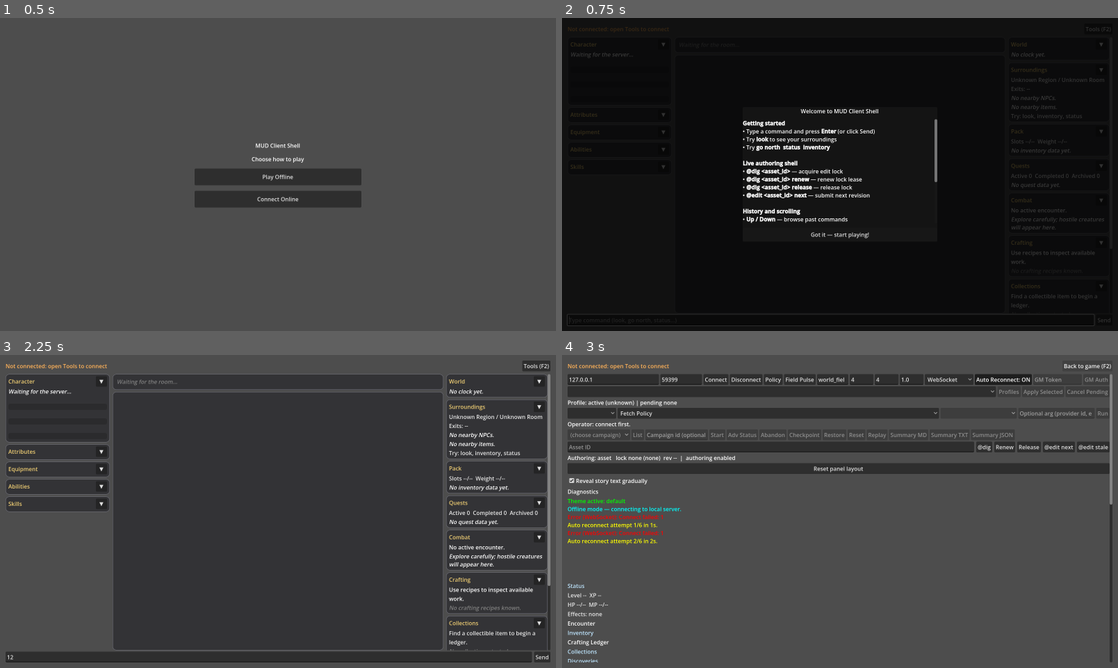
Above: before the commit, frames 1-4 (two rows, left to right).
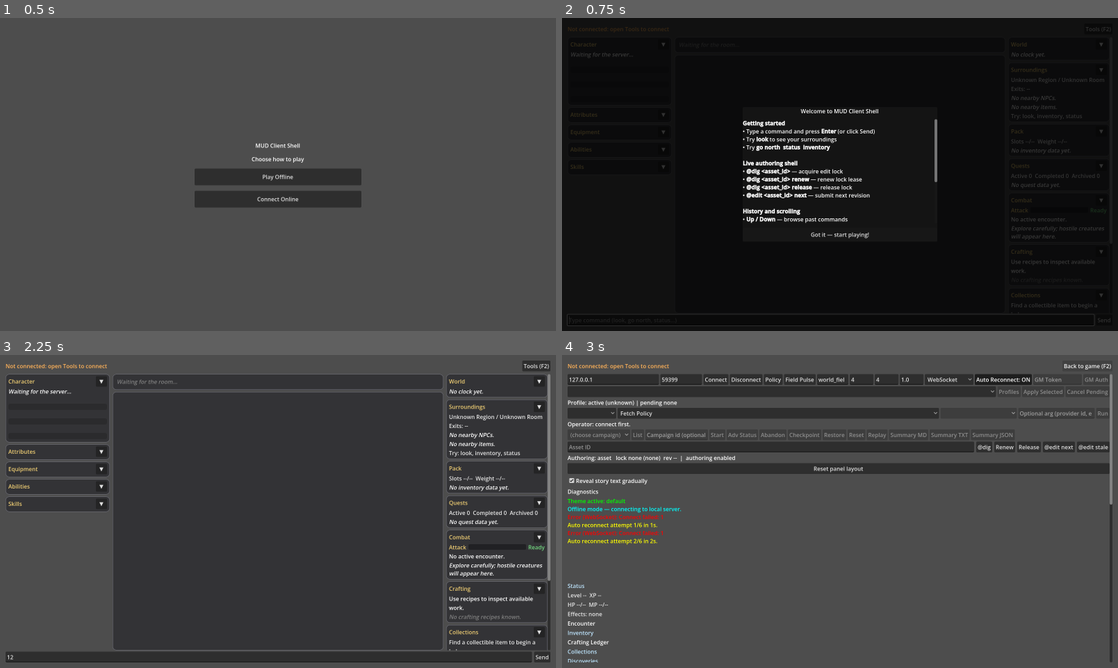
Above: after the commit, the same moments.

Repository: jbax-and-his-ai-pals/008-mud
Game: Godot game, scene res://scenes/launcher.tscn
Two runs of this game, one before a commit and one after it. Both use one fixed random seed, a clock stepped at 60 frames per second and the inputs below.
Inputs (mouse positions are in pixels of both pictures, inside the frame that each line leads up to):
- Up to frame 1 (0.5 s): no input
- Up to frame 2 (0.75 s): click "Play Offline" at 0.5 s
- Up to frame 3 (2.25 s): click (266, 655) at 1.27 s; type "12" at 1.35 s; click "Got it — start playing!" at 2 s
- Up to frame 4 (3 s): click "Tools (F2)" at 2.75 s

Frame 1 is identical in both runs. In frame 2, 0.5% of the frame differs, in the area x 80-98%, y 60-95%; in frame 3, 1.9%, in the area x 80-99%, y 60-95%; in frame 4, nothing differs.

Commit message:
Show the attack cooldown as a draining bar in the Combat panel, and fix its recent-action colours
- A new "cooldown" panel event says when an attack was made (duration and remaining); it is sent on
  an attack or weapon change, not every tick, and the client counts the bar down itself. The bar
  starts full and empties, reading Ready when the next attack can go.
- The Combat panel's Recent line converts server colour and link markup instead of showing it as
  literal text.

Co-Authored-By: Claude Sonnet 5.5 <noreply@anthropic.com>

Diff:
--- a/client/scripts/ui/main/game_state_payloads.gd
+++ b/client/scripts/ui/main/game_state_payloads.gd
@@ -195,7 +195,7 @@
 		lines.append("[color=gray]Suggested: %s[/color]" % main._bbcode_escape(", ".join(actions)))
 	var recent: Array = body.get("recent_actions", []) as Array
 	if not recent.is_empty():
-		lines.append("[color=gray]Recent: %s[/color]" % main._bbcode_escape(str(recent[recent.size() - 1])))
+		lines.append("[color=gray]Recent: %s[/color]" % main.SERVER_MARKUP.to_bbcode(str(recent[recent.size() - 1])))   # server markup: colours and links, not literal brackets
 	main.combat_targets_label.text = "\n".join(lines) if not lines.is_empty() else "[i]No targets remain in sight.[/i]"
 
 func _handle_inventory_payload(payload: Variant) -> void:
--- a/client/scripts/ui/main_controller.gd
+++ b/client/scripts/ui/main_controller.gd
@@ -320,6 +320,11 @@
 var docks
 var typewriter
 var room_label: RichTextLabel      # the pane above the log that shows the current room
+var attack_bar: ProgressBar        # counts down to when the next attack is ready
+var _attack_status: Label
+var _attack_ready_msec: int = 0
+var _attack_duration: float = 0.0
+var _attack_was_ready: bool = true
 var _room_scroll: ScrollContainer
 
 
@@ -382,7 +387,7 @@
 		"pack": [inventory_summary_label, inventory_list_label],
 		"surroundings": [nearby_location_label, nearby_exits_label, nearby_npcs_label, nearby_items_label, nearby_interactions_label],
 		"quests": [journal_summary_label, journal_list_label],
-		"combat": [combat_summary_label, combat_targets_label],
+		"combat": [_make_attack_row(), combat_summary_label, combat_targets_label],
 		"crafting": [crafting_summary_label, crafting_list_label],
 		"collections": [collections_summary_label, collections_list_label],
 		"discoveries": [discoveries_summary_label, discoveries_list_label],
@@ -590,6 +595,7 @@
 		onboarding.show_if_first_run()
 
 func _process(_delta: float) -> void:
+	_update_attack_bar()
 	_authoring_status_refresh_accum_s += _delta
 	if _authoring_status_refresh_accum_s >= 0.25:
 		_authoring_status_refresh_accum_s = 0.0
@@ -740,6 +746,9 @@
 	elif event_type == "world":
 		if docks != null and typeof(payload) == TYPE_DICTIONARY:
 			docks.apply_world(payload as Dictionary)
+	elif event_type == "cooldown":
+		if typeof(payload) == TYPE_DICTIONARY:
+			_apply_cooldown((payload as Dictionary).get("attack", {}))
 	elif event_type == "room":
 		if typeof(payload) == TYPE_DICTIONARY:
 			_show_room(str((payload as Dictionary).get("text", "")))
@@ -811,6 +820,69 @@
 const ROOM_PANE_MAX_HEIGHT := 230
 
 
+## The attack cooldown, at the top of the Combat panel: full the moment an attack is made, emptying as
+## the cooldown runs out, and empty (with "Ready") when the next attack can go. The server says when
+## an attack was made; the bar counts down by itself.
+func _make_attack_row() -> HBoxContainer:
+	var row := HBoxContainer.new()
+	row.name = "AttackRow"
+	row.add_theme_constant_override("separation", 6)
+	var caption := Label.new()
+	caption.text = "Attack"
+	caption.add_theme_color_override("font_color", Color(0.93, 0.8, 0.45))
+	row.add_child(caption)
+	attack_bar = ProgressBar.new()
+	attack_bar.size_flags_horizontal = Control.SIZE_EXPAND_FILL
+	attack_bar.size_flags_vertical = Control.SIZE_SHRINK_CENTER
+	attack_bar.custom_minimum_size = Vector2(0, 16)
+	attack_bar.min_value = 0.0
+	attack_bar.max_value = 1.0
+	attack_bar.value = 0.0
+	attack_bar.show_percentage = false
+	var fill := StyleBoxFlat.new()
+	fill.bg_color = Color(0.9, 0.62, 0.2)
+	fill.set_corner_radius_all(4)
+	attack_bar.add_theme_stylebox_override("fill", fill)
+	var back := StyleBoxFlat.new()
+	back.bg_color = Color(0.13, 0.13, 0.14)
+	back.set_corner_radius_all(4)
+	attack_bar.add_theme_stylebox_override("background", back)
+	row.add_child(attack_bar)
+	_attack_status = Label.new()
+	_attack_status.custom_minimum_size = Vector2(48, 0)
+	_attack_status.horizontal_alignment = HORIZONTAL_ALIGNMENT_RIGHT
+	_attack_status.text = "Ready"
+	_attack_status.add_theme_color_override("font_color", Color(0.45, 0.85, 0.5))
+	row.add_child(_attack_status)
+	return row
+
+
+func _apply_cooldown(attack: Variant) -> void:
+	if typeof(attack) != TYPE_DICTIONARY or attack_bar == null:
+		return
+	var info: Dictionary = attack
+	_attack_duration = maxf(0.1, float(info.get("duration", 1.0)))
+	_attack_ready_msec = Time.get_ticks_msec() + int(float(info.get("remaining", 0.0)) * 1000.0)
+
+
+func _update_attack_bar() -> void:
+	if attack_bar == null:
+		return
+	var left := float(_attack_ready_msec - Time.get_ticks_msec()) / 1000.0
+	if left <= 0.0 or _attack_duration <= 0.0:
+		if not _attack_was_ready:
+			_attack_was_ready = true
+			attack_bar.value = 0.0
+			_attack_status.text = "Ready"
+			_attack_status.add_theme_color_override("font_color", Color(0.45, 0.85, 0.5))
+		return
+	if _attack_was_ready:
+		_attack_was_ready = false
+		_attack_status.add_theme_color_override("font_color", Color(0.9, 0.62, 0.2))
+	attack_bar.value = clampf(left / _attack_duration, 0.0, 1.0)
+	_attack_status.text = "%.1fs" % left
+
+
 func _make_room_pane() -> PanelContainer:
 	var card := PanelContainer.new()
 	card.name = "RoomPane"
Not shown, changed: server/engine/server/headless/panel_payloads.py
Not shown, changed: server/tests/singles/test_panel_payloads.py
